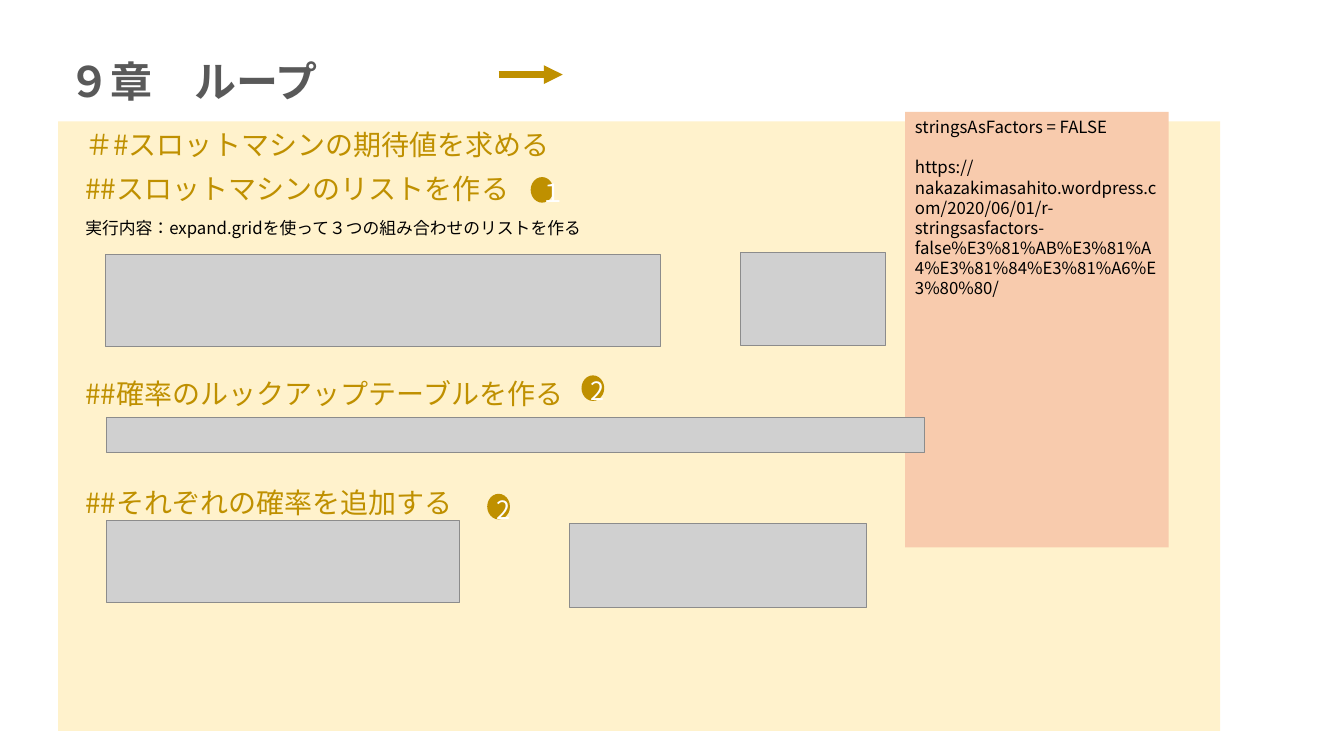
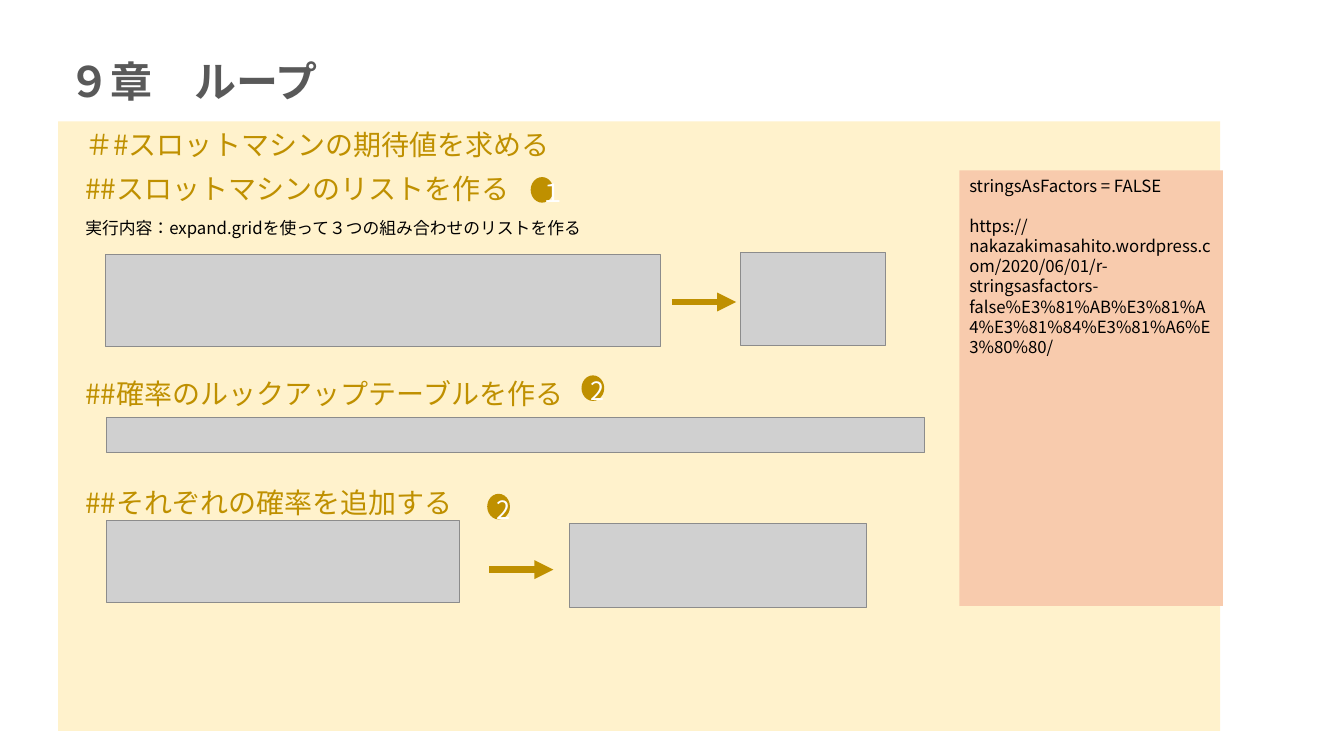
Before and after one commit to mei-517/r-practice-part3, a slide deck: slide 13 of 永井芽衣_Rpart3.pptx (slide 14 before the commit). Drawn at 1344x756 pixels with LibreOffice and Linux fonts; fonts in the diff are those of the drawing; grey boxes stand for pictures. Boxes give left, top, right and bottom in pixels: in the first picture for what was removed or moved away, otherwise in the second. Text is boxed around its words. In the diff, an @@ line names an element or a change of style, - is before the commit and + after.

```diff
--- a/永井芽衣_Rpart3.pptx
+++ b/永井芽衣_Rpart3.pptx
@@ rectangle "stringsAsFactors = FALSE": place and size @@
-rectangle "stringsAsFactors = FALSE" at <box>905,112,1170,547</box>
+rectangle "stringsAsFactors = FALSE" at <box>960,170,1224,606</box>
@@ arrow moved from (499, 75) - (563, 75) to (673, 302) - (736, 302) @@
@@ arrow added from (489, 570) to (554, 570), #BF9000 4.5 pt @@
```
Also in this commit, not shown: 4 other slides changed, 2 slides added, 2 slides removed, 1 other file.
